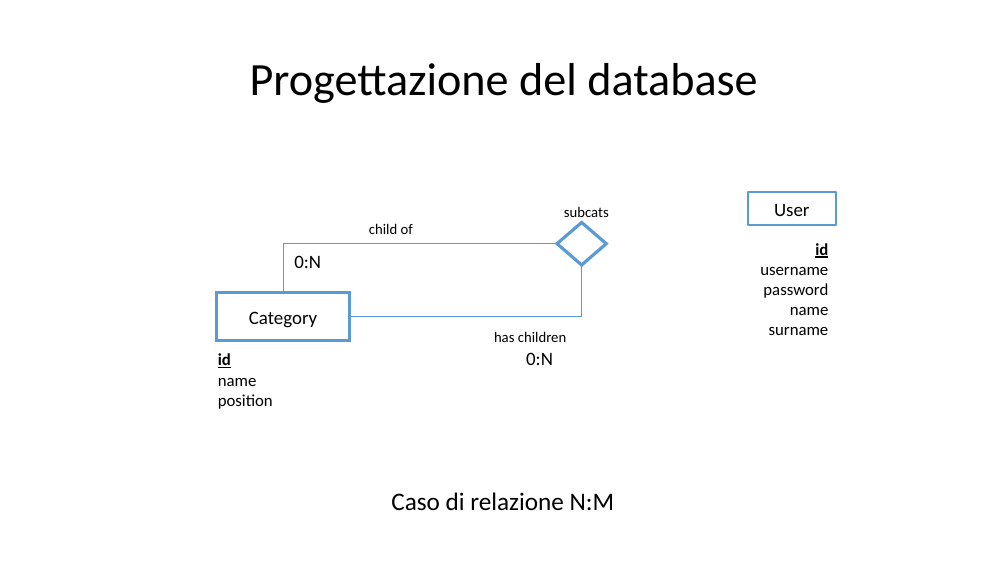
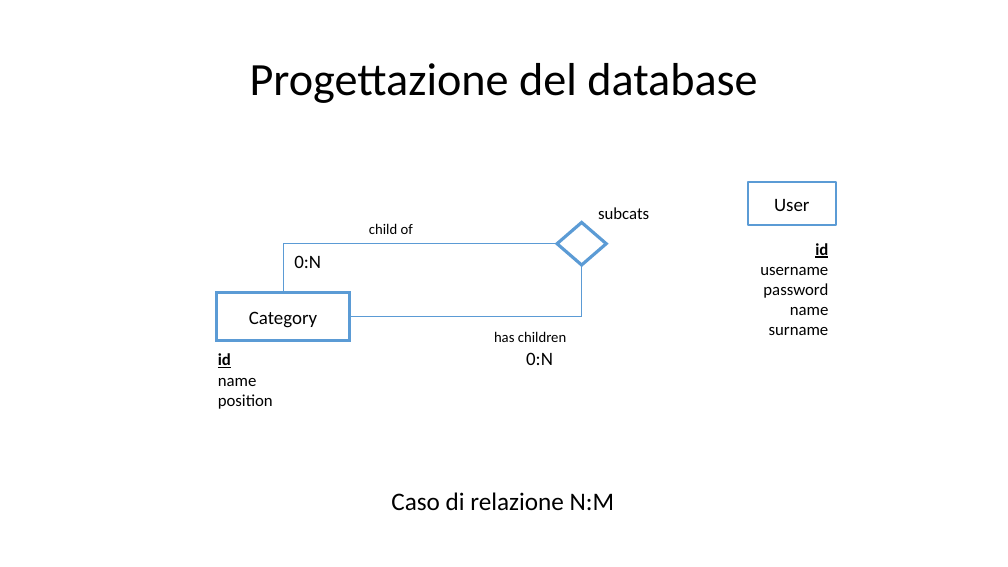
Before and after one commit to Trixyz28/TIW-ImgCatalog, a slide deck: slide 5 of Documents/ImgCatalog.pptx. Drawn at 1008x567 pixels with LibreOffice and Linux fonts; fonts in the diff are those of the drawing. Boxes give left, top, right and bottom in pixels: in the first picture for what was removed or moved away, otherwise in the second. Text is boxed around its words. In the diff, an @@ line names an element or a change of style, - is before the commit and + after.

```diff
--- a/Documents/ImgCatalog.pptx
+++ b/Documents/ImgCatalog.pptx
@@ text "subcats": place and size @@
-text "subcats" at <box>564,207,609,221</box>
+text "subcats" at <box>598,207,649,219</box>
@@ text "subcats" at <box>598,207,649,219</box>: size 14 to 16 pt @@
@@ rectangle "User": place and size @@
-rectangle "User" at <box>748,192,836,225</box>
+rectangle "User" at <box>748,182,836,225</box>
```
Also in this commit, not shown: 6 other slides changed, 2 other files.
